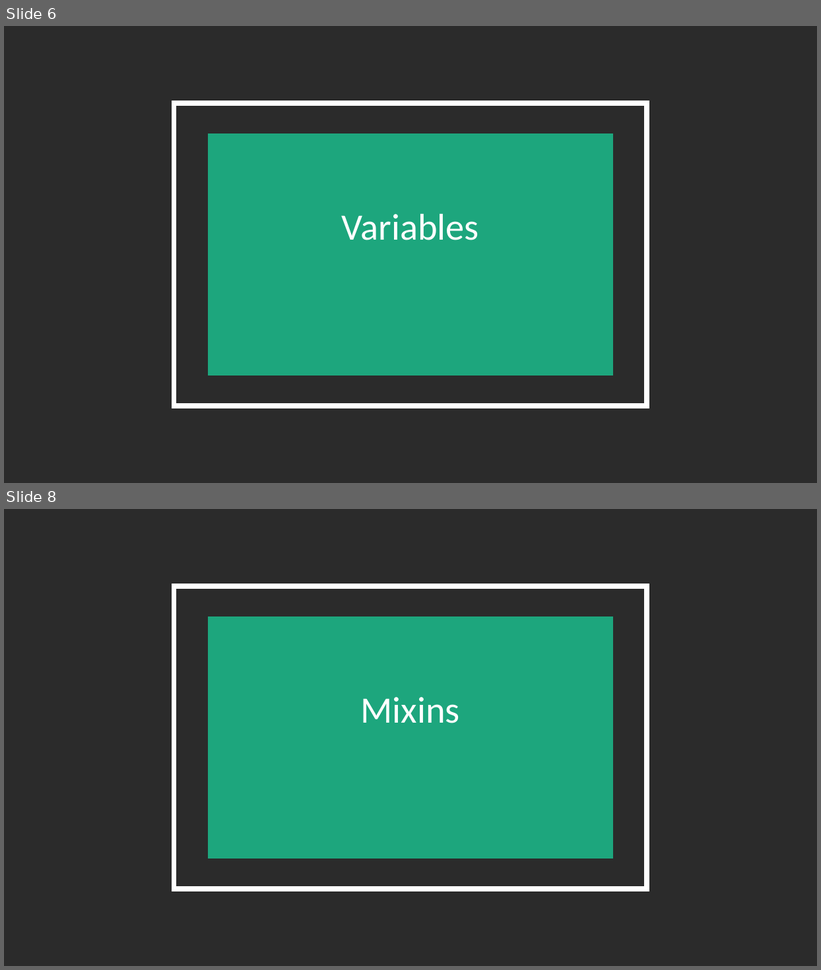
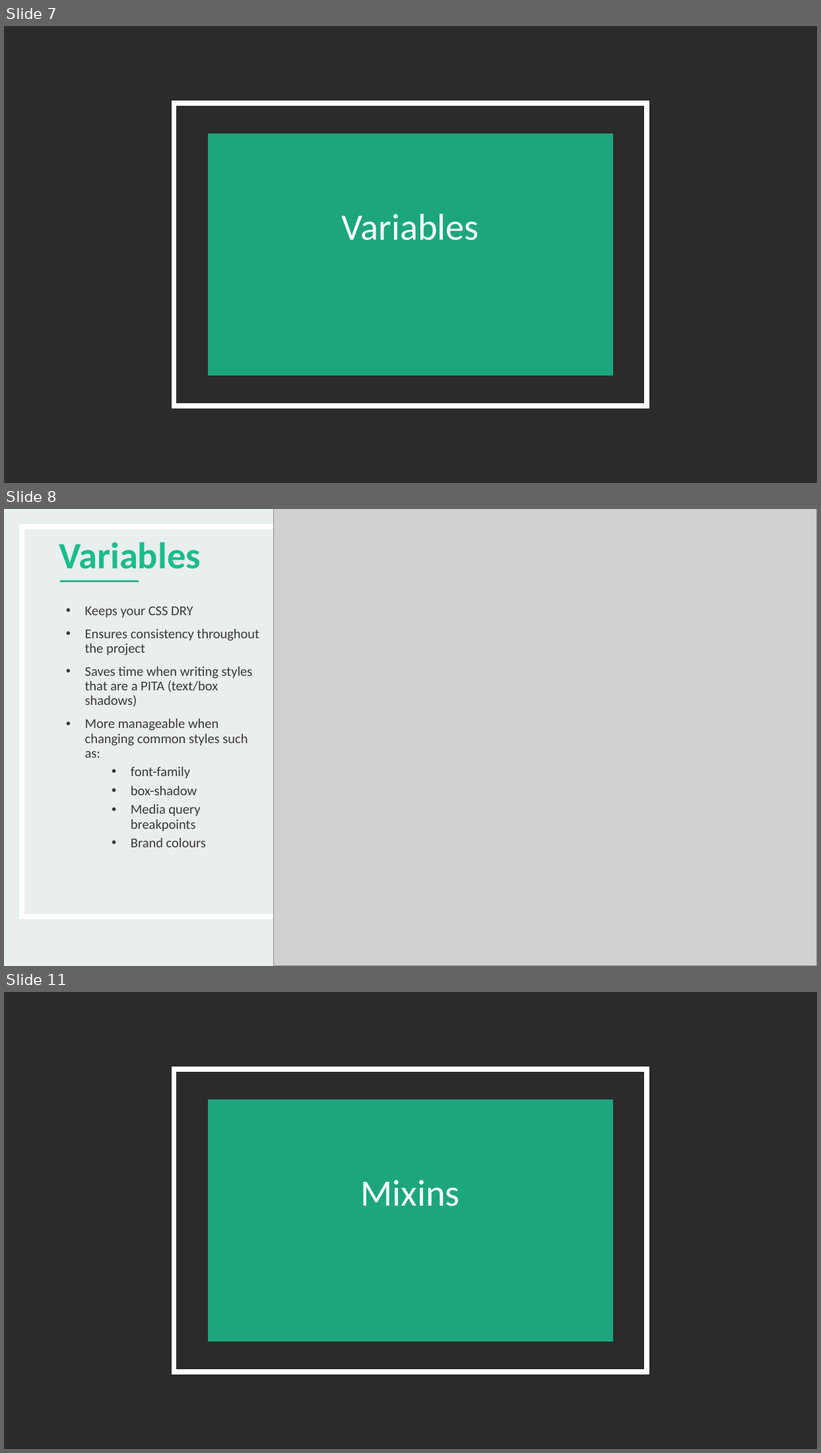
Before and after one commit to BenC0/sass_training-ddl, a slide deck: docs/SASS Intro.pptx. Shown one above the other, each under a label of ours: slides 6 and 8 before the commit, slides 7, 8 and 11 after it; the slides between them are not shown. The pictures are 821x970 and 821x1453 pixels, drawn with LibreOffice and Linux fonts; fonts in the diff are those of the drawing; grey boxes stand for pictures; background and template pictures are left out; a plain dark background stands for a picture behind light text. Boxes give left, top, right and bottom in pixels: in the first picture for what was removed or moved away, otherwise in the second. Text is boxed around its words. In the diff, an @@ line names an element or a change of style, - is before the commit and + after.

```diff
--- a/docs/SASS Intro.pptx
+++ b/docs/SASS Intro.pptx
@@ slide 8 added at (x1=4, y1=509, x2=817, y2=966), background #E9EEEF @@
@@ rectangle added at (x1=22, y1=527, x2=799, y2=917), outline #FFFFFF 6 pt @@
@@ picture added at (x1=274, y1=509, x2=817, y2=966) @@
@@ title added at (x1=59, y1=542, x2=201, y2=569), 44 pt, text #1BBC8C, bold @@
+Variables
@@ line added from (60, 582) to (139, 582), #1BBC8C 3 pt @@
@@ text added at (x1=85, y1=606, x2=259, y2=848), 16 pt, text #3B3838 @@
+• Keeps your CSS DRY
+• Ensures consistency throughout the project
+• Saves time when writing styles that are a PITA (text/box shadows)
+• More manageable when changing common styles such as:
+  • font-family
+  • box-shadow
+  • Media query breakpoints
+  • Brand colours
@@ what was slide 6 is now slide 7 @@
@@ what was slide 8 is now slide 11 @@
```
Also in this commit, not shown: 1 slide changed, 6 other slides added, 2 slides removed.
